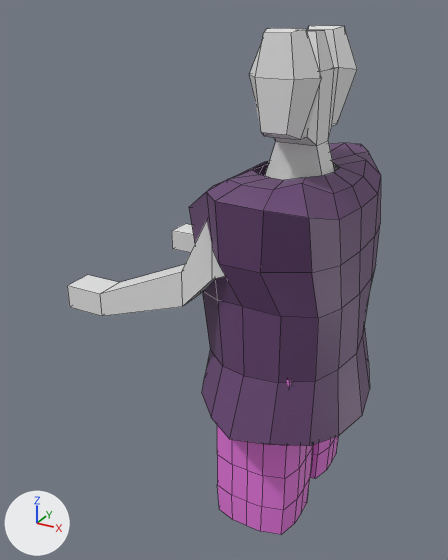
One commit to the FBX model Assets/Models/Worker.fbx: the scene before it, then after it.
Camera for both pictures: a 50 mm lens placed at (7.08, -15.36, 9.0), pointed at (-2.18, 1.47, 0.58). The lights are fixed; the arrows at lower left show +X, +Y and +Z. The older version comes first. Mesh edges are drawn as thin lines. Where no turn or scale is listed for an object, it has been applied to the vertices. Vertices at exactly the same position are counted once.

Script lines for the objects in view, before the commit:
```python
me_cube = bpy.data.meshes.new('Cube')
me_cube.from_pydata(...)  # 119 vertices, 102 faces; spans x -2.55..2.78, y -4.33..4.47, z -4.4..3.6
me_cube.materials.append(mat_material_001)  # dark purple #6a4776
me_cube_001 = bpy.data.meshes.new('Cube.001')
me_cube_001.from_pydata(...)  # 423 vertices, 411 faces; spans x -6.0..1.3, y -3.5..3.5, z -8.0..8.3
me_cube_004 = bpy.data.meshes.new('Cube.004')
me_cube_004.from_pydata(...)  # 346 vertices, 328 faces; spans x -2.18..0.62, y -10.13..-4.29, z -6.89..-0.71
me_cube_004.materials.append(mat_material_002)  # pink #e777de
ob_cube = bpy.data.objects.new('Cube', me_cube_001)
ob_cube.location = (0.11, 1.5, 0.21)
ob_cube_001 = bpy.data.objects.new('Cube.001', me_cube)
ob_cube_001.location = (0.19, 1.67, 1.29)
ob_cube_002 = bpy.data.objects.new('Cube.002', me_cube_004)
ob_cube_002.location = (1.03, 8.71, 0.21)
```
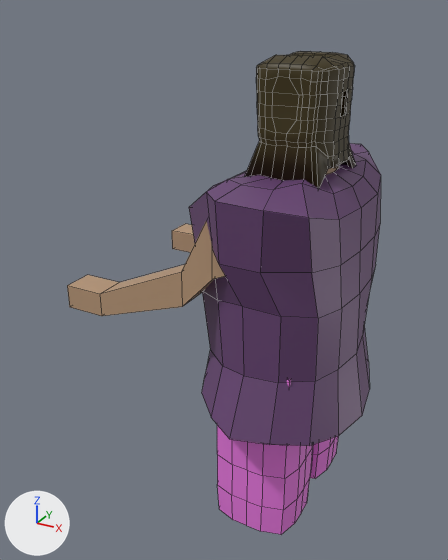
Location of each change, [x1, y1, x2, y2] in pixels of the pictures (448 x 560 px):
```json
{"object": "Cube", "change": "reshaped", "before": [67, 25, 357, 316], "after": [67, 166, 340, 316]}
{"object": "Cube.003", "change": "added", "after": [245, 51, 356, 188]}
{"part": 1, "of": "me_cube_001", "change": "reshaped", "before": [249, 25, 357, 180], "after": [326, 167, 337, 175], "on screen": "mostly hidden afterwards"}
{"part": 2, "of": "me_cube_001", "change": "recoloured", "before": [67, 137, 340, 316], "after": [67, 166, 340, 316], "on screen": "white to beige"}
```

Scene script edits in JSON lines:
```json
{"op": "add", "block": "mat_material_005", "code": ["mat_material_005 = principled_material('Material.005')", "mat_material_005.base_color = (0.479, 0.309, 0.188)  # beige #b89778"]}
{"op": "add", "block": "mat_material_004", "code": ["mat_material_004 = principled_material('Material.004')", "mat_material_004.base_color = (0.0437, 0.0296, 0.00121)  # brown #3b3004"]}
{"block": "me_cube_001", "where": "# used by ob_cube; location = (0.11, 1.5, 0.21)"}
{"op": "remove", "block": "me_cube_001", "code": "me_cube_001.from_pydata(...)  # 423 vertices, 411 faces; spans x -6.0..1.3, y -3.5..3.5, z -8.0..8.3"}
{"op": "add", "block": "me_cube_001", "code": "me_cube_001.from_pydata(...)  # 391 vertices, 376 faces; spans x -6.0..1.3, y -3.5..3.5, z -8.0..7.3"}
{"block": "me_cube_001", "change": "me_cube_001 part 1"}
{"block": "me_cube_001", "change": "34 vertices are removed from x -0.8..1.3, y -2.1..2.1, z 5.6..8.3"}
{"block": "me_cube_001", "change": "40 faces are deleted"}
{"block": "me_cube_001", "change": "2 vertices move from x 0.9, y -0.5..0.5, z 5.3 to x 1.1, y -0.5..0.5, z 5.3"}
{"block": "me_cube_001", "change": "2 vertices are added at (1.1, -0.5, 7.3), (1.1, 0.5, 7.3)"}
{"block": "me_cube_001", "change": "5 new faces join them"}
{"block": "me_cube_001", "change": "me_cube_001 part 2: 371 faces spanning x -6.0..1.3, y -3.5..3.5, z -8.0..7.3 switch from no material to mat_material_005 (beige #b89778)"}
{"op": "add", "block": "me_cube_006", "code": ["me_cube_006 = bpy.data.meshes.new('Cube.006')", "me_cube_006.from_pydata(...)  # 358 vertices, 336 faces; spans x -0.9..1.54, y -1.56..1.73, z 4.33..7.64", "me_cube_006.materials.append(mat_material_004)  # brown #3b3004"]}
{"op": "add", "block": "ob_cube_003", "code": ["ob_cube_003 = bpy.data.objects.new('Cube.003', me_cube_006)", "ob_cube_003.location = (0.11, 1.5, 0.21)"]}
```
